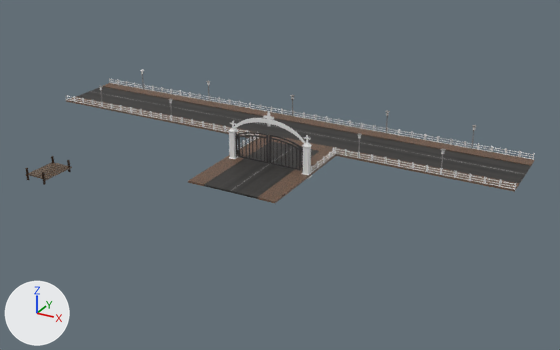
Two versions of the FBX model Assets/Terrain.fbx, one commit apart.
Before and after are seen from a 50 mm lens placed at (52.6, -91.9, 40.6), pointed at (6.2, -7.5, -1.6). Every picture has the same lights, and +X, +Y and +Z are marked at lower left. Where no turn or scale is listed for an object, it has been applied to the vertices.
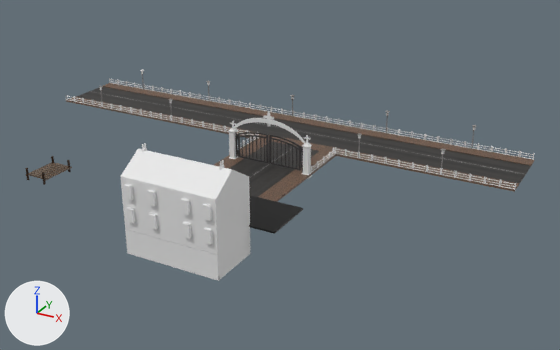
Location of each change, [x1, y1, x2, y2] in pixels of the pictures (560 x 350 px):
'Cube.034', added: after [121, 149, 249, 201]
'Cube.016', added: after [121, 178, 218, 252]
'Cube.038', added: after [125, 229, 220, 279]
'Cube.009', added: after [216, 179, 250, 254]
'Cube.002', added (black): after [249, 196, 303, 234]
'Cube.003', added: after [218, 230, 250, 275]
'Cube.050', added: after [127, 249, 250, 281]
'Cube', added: after [125, 226, 218, 255]
'Cube.032', added: after [202, 204, 212, 221]
'Cube.033', added: after [181, 198, 190, 215]
'Cube.031', added: after [203, 228, 213, 244]
'Cube.030', added: after [182, 222, 192, 239]
'Cube.036', added: after [147, 190, 156, 206]
'Cube.035', added: after [124, 184, 134, 200]
'Cube.037', added: after [149, 213, 158, 229]
'Cube.028', added: after [126, 207, 136, 223]

Patch to the scene script:
```diff
--- a/Assets/Terrain.fbx.py
+++ b/Assets/Terrain.fbx.py
@@ ob_cube_009 @@
+ob_cube_009 = bpy.data.objects.new('Cube.009', me_cube_173)  # a box spanning x -1.0..1.0, y -1.0..1.0, z -7.9..55.3
+ob_cube_009.location = (11.27, -27.5, -0.05)
+ob_cube_009.rotation_euler = (-3.142, 0.0, 0.0)  # degrees (-180, 0, 0)
+ob_cube_009.scale = (-0.115, -3.4, -0.102)
@@ ob_cube_036 @@
+ob_cube_036 = bpy.data.objects.new('Cube.036', me_cube_193)  # a box spanning x -0.45..0.45, y -0.38..0.38, z -0.72..0.94
+ob_cube_036.location = (3.11, -30.93, 4.03)
@@ ob_cube_006 @@
+ob_cube_006 = bpy.data.objects.new('Cube.006', me_cube_091)  # 95 vertices, 59 faces; spans x -6.32..6.32, y -0.1..0.1, z -4.96..1.42
+ob_cube_006.location = (5.07, -24.19, 4.15)
@@ ob_cube_048 @@
+ob_cube_048 = bpy.data.objects.new('Cube.048', me_cube_201)  # a box spanning x -6.3..6.32, y -0.11..0.11, z -2.92..0.2
+ob_cube_048.location = (5.07, -24.18, -1.07)
@@ ob_cube_003 @@
+ob_cube_003 = bpy.data.objects.new('Cube.003', me_cube_199)  # a box spanning x -1.0..1.0, y -1.0..1.0, z -19.4..55.3
+ob_cube_003.location = (11.27, -27.5, -3.18)
+ob_cube_003.rotation_euler = (-3.142, 0.0, 0.0)  # degrees (-180, 0, 0)
+ob_cube_003.scale = (-0.115, -3.4, -0.0422)
@@ ob_cube_038 @@
+ob_cube_038 = bpy.data.objects.new('Cube.038', me_cube_201.copy())
+ob_cube_038.location = (5.07, -30.79, -1.08)
@@ ob_cube_028 @@
+ob_cube_028 = bpy.data.objects.new('Cube.028', me_cube_193.copy())
+ob_cube_028.location = (-0.04, -30.93, 1.18)
@@ ob_cube_002 @@
+ob_cube_002 = bpy.data.objects.new('Cube.002', me_cube_007)  # a box spanning x -7.9..12.0, y -6.9..0.1, z -0.1..0.1; in mat_boden_schwarz (black #000000)
+ob_cube_002.location = (2.7, -17.36, -0.4)
@@ ob_cube_016 @@
+ob_cube_016 = bpy.data.objects.new('Cube.016', me_cube_174)  # a box spanning x -6.32..6.32, y -0.18..0.18, z -0.1..5.94
+ob_cube_016.location = (5.07, -30.74, -0.37)
@@ ob_cube_050 @@
+ob_cube_050 = bpy.data.objects.new('Cube.050', me_cube_203)  # a box spanning x -6.3..6.32, y -3.42..3.4, z -0.41..0.17
+ob_cube_050.location = (5.07, -27.5, -3.66)
@@ ob_cube_037 @@
+ob_cube_037 = bpy.data.objects.new('Cube.037', me_cube_193.copy())
+ob_cube_037.location = (3.11, -30.93, 1.18)
@@ ob_cube @@
+ob_cube = bpy.data.objects.new('Cube', me_cube_040)  # 16 vertices, 12 faces; spans x -6.3..6.32, y -3.42..3.4, z -0.41..0.17
+ob_cube.location = (5.07, -27.5, -0.44)
@@ ob_cube_035 @@
+ob_cube_035 = bpy.data.objects.new('Cube.035', me_cube_193.copy())
+ob_cube_035.location = (-0.04, -30.93, 4.03)
@@ ob_cube_031 @@
+ob_cube_031 = bpy.data.objects.new('Cube.031', me_cube_193.copy())
+ob_cube_031.location = (10.4, -30.93, 1.18)
@@ ob_cube_010 @@
+ob_cube_010 = bpy.data.objects.new('Cube.010', me_cube_198)  # a box spanning x -1.0..1.0, y -1.0..1.0, z -20.9..55.3
+ob_cube_010.location = (-1.14, -27.5, -3.18)
+ob_cube_010.rotation_euler = (-3.142, 0.0, 0.0)  # degrees (-180, 0, 0)
+ob_cube_010.scale = (-0.115, -3.4, -0.0422)
@@ ob_cube_033 @@
+ob_cube_033 = bpy.data.objects.new('Cube.033', me_cube_193.copy())
+ob_cube_033.location = (7.62, -30.93, 4.03)
@@ ob_cube_032 @@
+ob_cube_032 = bpy.data.objects.new('Cube.032', me_cube_193.copy())
+ob_cube_032.location = (10.4, -30.93, 4.03)
@@ ob_cube_030 @@
+ob_cube_030 = bpy.data.objects.new('Cube.030', me_cube_193.copy())
+ob_cube_030.location = (7.62, -30.93, 1.18)
@@ ob_cube_034 @@
+ob_cube_034 = bpy.data.objects.new('Cube.034', me_cube_197)  # 12 vertices, 10 faces; spans x -6.32..6.32, y -3.4..3.4, z -0.41..1.93
+ob_cube_034.location = (5.07, -27.5, 5.96)
```
